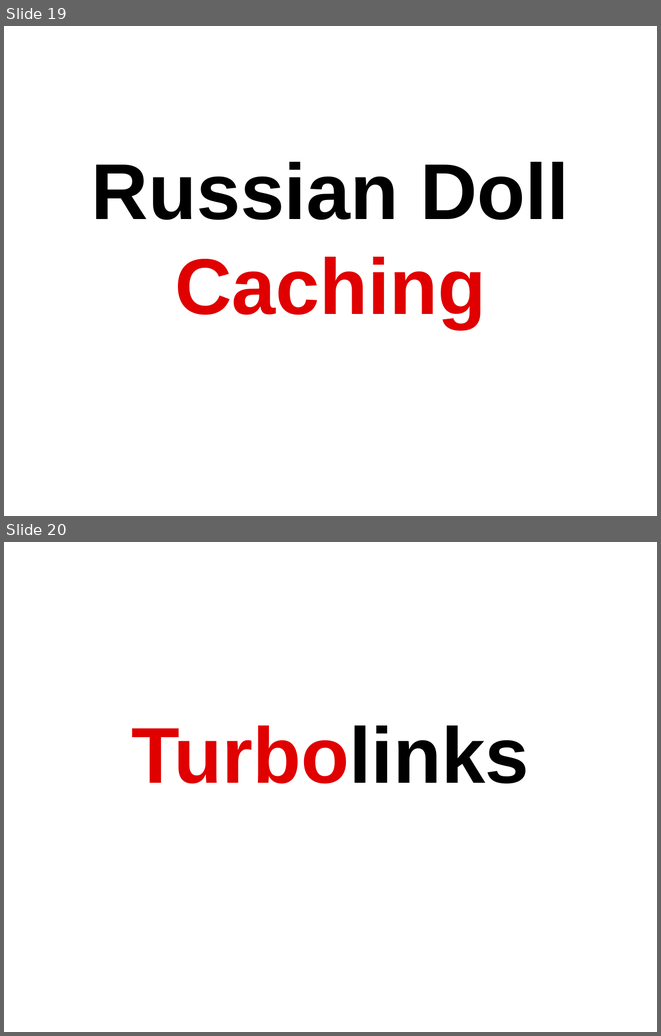
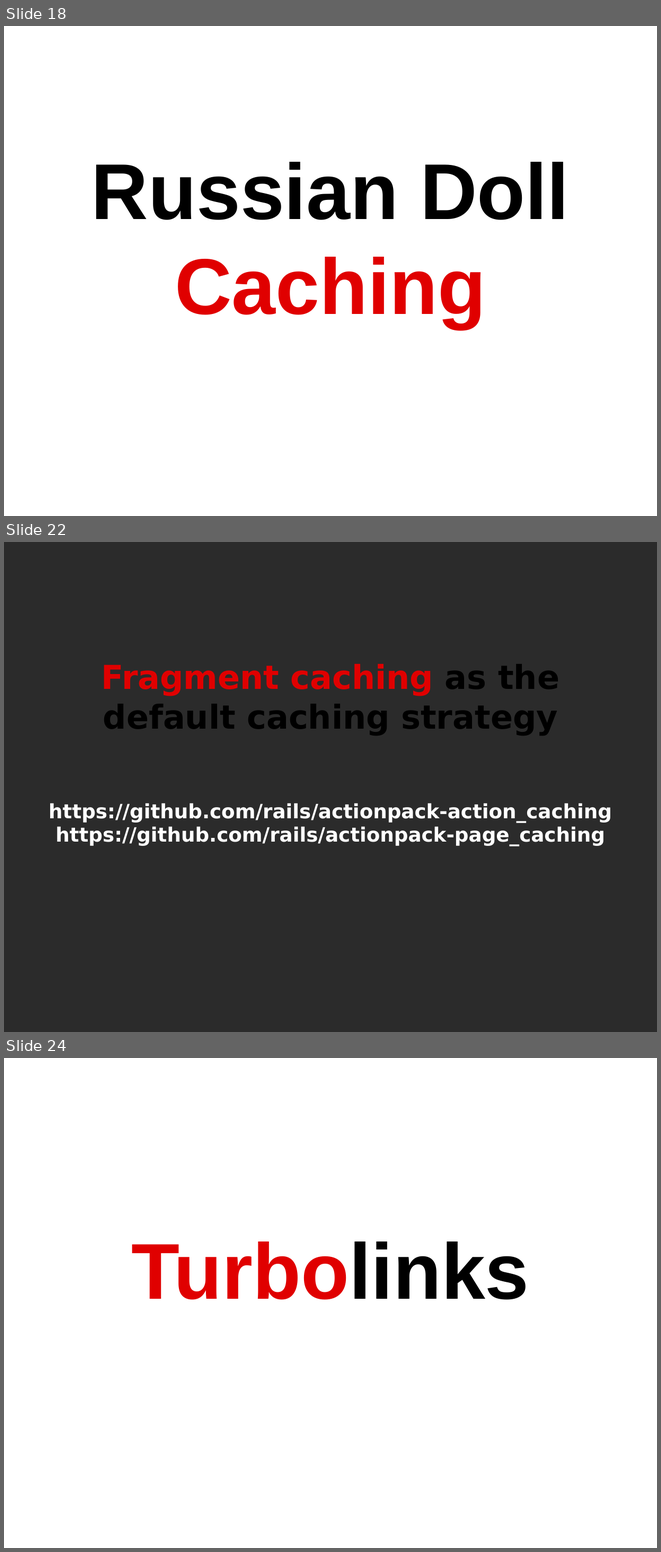
Before and after one commit to b4mboo/slides, a slide deck: rails/rails_4.odp. Shown one above the other, each under a label of ours: slides 19 and 20 before the commit, slides 18, 22 and 24 after it; the slides between them are not shown. The pictures are 661x1036 and 661x1552 pixels, drawn with LibreOffice and Linux fonts; fonts in the diff are those of the drawing; background and template pictures are left out; a plain dark background stands for a picture behind light text. Boxes give left, top, right and bottom in pixels: in the first picture for what was removed or moved away, otherwise in the second. Text is boxed around its words. In the diff, an @@ line names an element or a change of style, - is before the commit and + after.

Commit message:
Finalize presentation on Rails 4.

```diff
--- a/rails/rails_4.odp
+++ b/rails/rails_4.odp
@@ slide 22 added at <box>4,542,657,1032</box>, background picture (left out) @@
@@ subtitle added at <box>49,664,612,846</box>, 24 pt, text #FFFFFF, bold @@
+Fragment caching as the default caching strategy
+https://github.com/rails/actionpack-action_caching
+https://github.com/rails/actionpack-page_caching
@@ what was slide 19 is now slide 18 @@
@@ what was slide 20 is now slide 24 @@
```
Also in this commit, not shown: 3 slides changed, 25 other slides added, 4 slides removed, 3 other files.
